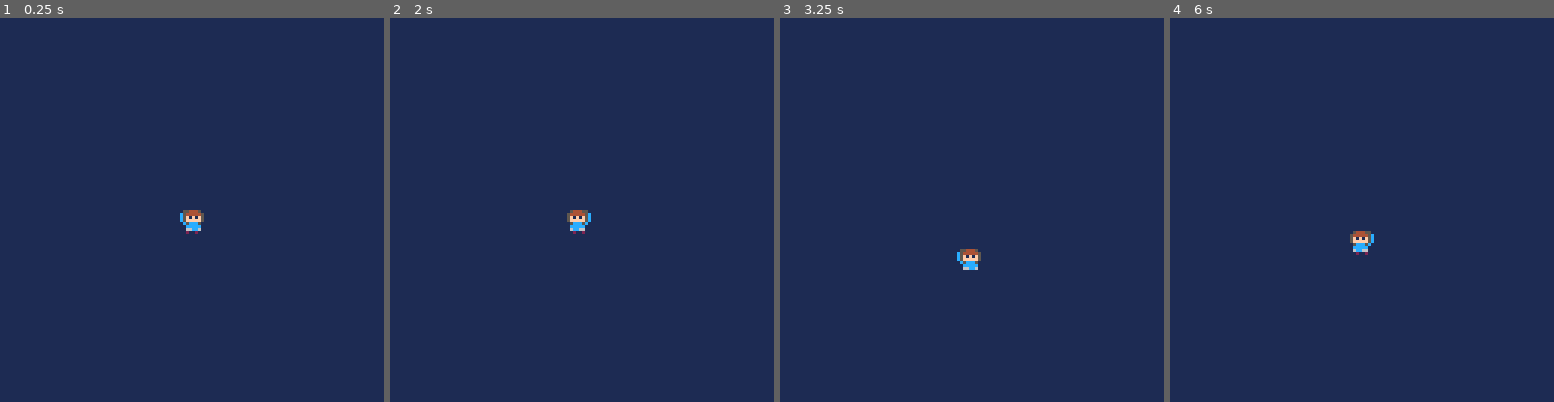
Above: before the commit, frames 1-4 (left to right).
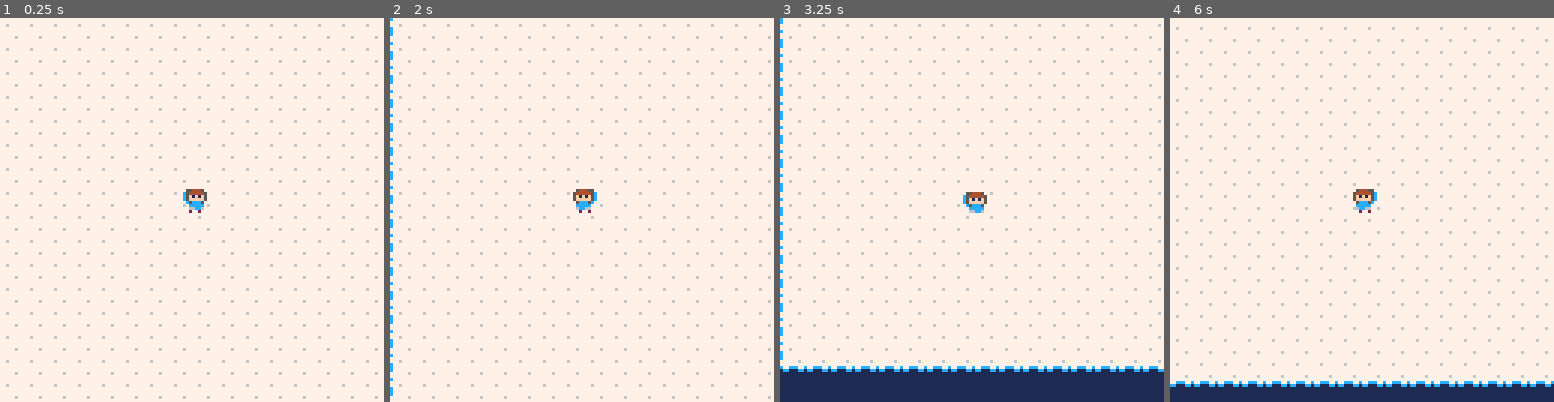
Above: after the commit, the same moments.

Repository: majorcob/ggj19
Game: PICO-8 cartridge ggj19.p8
Two runs of this game, one before a commit and one after it. Both use one fixed random seed, a clock stepped at 60 frames per second and the inputs below.
Inputs:
- Up to frame 1 (0.25 s): no input
- Up to frame 2 (2 s): hold Left from 1.97 s (still down)
- Up to frame 3 (3.25 s): release Left at 2.37 s; hold Down 2.42-2.82 s; hold Right from 2.87 s (still down)
- Up to frame 4 (6 s): release Right at 3.53 s; hold Up 3.58-4.08 s; hold Right 4.13-4.53 s; hold Down 4.58-5.08 s; hold Left 5.13-5.8 s; hold Up from 5.85 s (still down)

The runs differ from the first frame. In frame 1, 100% of the frame differs, in the area x 0-100%, y 0-100%; in frame 2, 100%; in frame 3, 92%; in frame 4, 96%.

Commit message:
Scrolling map

Diff:
--- a/ggj19.p8
+++ b/ggj19.p8
@@ -6,9 +6,11 @@
 local t,f=true,false
 
 local px,py,pc,pr,pwt
+local cx,cy
 
 function _init()
-	px,py=64,64
+	cx,cy=0,0
+	px,py=72,72
 	pc=t
 	pr=t
 	pwt=0
@@ -36,12 +38,21 @@
  	end
  	if (wth and wtv) pwt=0
  end
+ cx,cy=px-64,py-64
 end
 
 function _draw()
 	rectfill(0,0,127,127,1)
+
+	local mtx,mty,mx,my
+	mtx=flr(cx/8)-1
+	mty=flr(cy/8)-1
+	mx=-cx+mtx*8
+	my=-cy+mty*8
+	map(mtx,mty,mx,my,18,18)
+
 	local ps=pwt%20<10 and 1 or 2
-	spr(ps,px-4,py,1,1,pr,f)
+	spr(ps,px-cx-3,py-cy-7,1,1,pr)
 end
 
 
@@ -107,21 +118,104 @@
 
 
 
+…(65 lines of a section not shown)…
+__gff__
+0000000000000000000000000000000000000000000000000000000000000000000000000000000000000000000000000000000000000000000000000000000001010100000000000000000000000000010001000000000000000000000000000101000000000000000000000000000000010000000000000000000000000000
+0100000000000000000000000000000000000000000000000000000000000000000000000000000000000000000000000000000000000000000000000000000000000000000000000000000000000000000000000000000000000000000000000000000000000000000000000000000000000000000000000000000000000000
 __map__
-8282828282828282828282828282828200000000000000000000000000000000000000000000000000000000000000000000000000000000000000000000000000000000000000000000000000000000000000000000000000000000000000000000000000000000000000000000000000000000000000000000000000000000
-8282828282828282828282828282828200000000000000000000000000000000000000000000000000000000000000000000000000000000000000000000000000000000000000000000000000000000000000000000000000000000000000000000000000000000000000000000000000000000000000000000000000000000
-8282828282828282828282828282828200000000000000000000000000000000000000000000000000000000000000000000000000000000000000000000000000000000000000000000000000000000000000000000000000000000000000000000000000000000000000000000000000000000000000000000000000000000
-8282828282828282828282828282828200000000000000000000000000000000000000000000000000000000000000000000000000000000000000000000000000000000000000000000000000000000000000000000000000000000000000000000000000000000000000000000000000000000000000000000000000000000
-8282828282828282828282828282828200000000000000000000000000000000000000000000000000000000000000000000000000000000000000000000000000000000000000000000000000000000000000000000000000000000000000000000000000000000000000000000000000000000000000000000000000000000
-8282828282828282828282828282828281000000000000000000000000000000000000000000000000000000000000000000000000000000000000000000000000000000000000000000000000000000000000000000000000000000000000000000000000000000000000000000000000000000000000000000000000000000
-8282828282828282828282828282828281000000000000000000000000000000000000000000000000000000000000000000000000000000000000000000000000000000000000000000000000000000000000000000000000000000000000000000000000000000000000000000000000000000000000000000000000000000
-8282828282828282828282828282828281000000000000000000000000000000000000000000000000000000000000000000000000000000000000000000000000000000000000000000000000000000000000000000000000000000000000000000000000000000000000000000000000000000000000000000000000000000
-8282828282828282828282828282828200000000000000000000000000000000000000000000000000000000000000000000000000000000000000000000000000000000000000000000000000000000000000000000000000000000000000000000000000000000000000000000000000000000000000000000000000000000
-8282828282828282828282828282828200000000000000000000000000000000000000000000000000000000000000000000000000000000000000000000000000000000000000000000000000000000000000000000000000000000000000000000000000000000000000000000000000000000000000000000000000000000
-8282828282828282828282828282828200000000000000000000000000000000000000000000000000000000000000000000000000000000000000000000000000000000000000000000000000000000000000000000000000000000000000000000000000000000000000000000000000000000000000000000000000000000
-8280808080808080808080808080808000000000000000000000000000000000000000000000000000000000000000000000000000000000000000000000000000000000000000000000000000000000000000000000000000000000000000000000000000000000000000000000000000000000000000000000000000000000
-8280808080808080808080808080808000000000000000000000000000000000000000000000000000000000000000000000000000000000000000000000000000000000000000000000000000000000000000000000000000000000000000000000000000000000000000000000000000000000000000000000000000000000
-8280808080808080808080808080808081000000000000000000000000000000000000000000000000000000000000000000000000000000000000000000000000000000000000000000000000000000000000000000000000000000000000000000000000000000000000000000000000000000000000000000000000000000
-8280808080808080808080808080808081000000000000000000000000000000000000000000000000000000000000000000000000000000000000000000000000000000000000000000000000000000000000000000000000000000000000000000000000000000000000000000000000000000000000000000000000000000
-8280808080808080808080808080808081000000000000000000000000000000000000000000000000000000000000000000000000000000000000000000000000000000000000000000000000000000000000000000000000000000000000000000000000000000000000000000000000000000000000000000000000000000
-8181818181818181818181818181810000000000000000000000000000000000000000000000000000000000000000000000000000000000000000000000000000000000000000000000000000000000000000000000000000000000000000000000000000000000000000000000000000000000000000000000000000000000
+4041414141414141414141414141414141424040404040404040404040404040404040404040404040404040404040404040404040404040404040404040404040404040404040404040404040404040404040404040404040404040404040404040404040404040404040404040404040404040404040404040404040404040
+5051515151515151515151515151515151524040404040404040404040404040404040404040404040404040404040404040404040404040404040404040404040404040404040404040404040404040404040404040404040404040404040404040404040404040404040404040404040404040404040404040404040404040
+5051515151515151515151515151515151524040404040404040404040404040404040404040404040404040404040404040404040404040404040404040404040404040404040404040404040404040404040404040404040404040404040404040404040404040404040404040404040404040404040404040404040404040
+5051515151515151515151515151515151524040404040404040404040404040404040404040404040404040404040404040404040404040404040404040404040404040404040404040404040404040404040404040404040404040404040404040404040404040404040404040404040404040404040404040404040404040
+5051515151515151515151515151515151524040404040404040404040404040404040404040404040404040404040404040404040404040404040404040404040404040404040404040404040404040404040404040404040404040404040404040404040404040404040404040404040404040404040404040404040404040
+5051515151515151515151515151515151524040404040404040404040404040404040404040404040404040404040404040404040404040404040404040404040404040404040404040404040404040404040404040404040404040404040404040404040404040404040404040404040404040404040404040404040404040
+5051515151515151515151515151515151524040404040404040404040404040404040404040404040404040404040404040404040404040404040404040404040404040404040404040404040404040404040404040404040404040404040404040404040404040404040404040404040404040404040404040404040404040
+5051515151515151515151515151515151524040404040404040404040404040404040404040404040404040404040404040404040404040404040404040404040404040404040404040404040404040404040404040404040404040404040404040404040404040404040404040404040404040404040404040404040404040
+5051515151515151515151515151515151524040404040404040404040404040404040404040404040404040404040404040404040404040404040404040404040404040404040404040404040404040404040404040404040404040404040404040404040404040404040404040404040404040404040404040404040404040
+5051515151515151515151515151515151524040404040404040404040404040404040404040404040404040404040404040404040404040404040404040404040404040404040404040404040404040404040404040404040404040404040404040404040404040404040404040404040404040404040404040404040404040
+5051515151515151515151515151515151524040404040404040404040404040404040404040404040404040404040404040404040404040404040404040404040404040404040404040404040404040404040404040404040404040404040404040404040404040404040404040404040404040404040404040404040404040
+5051515151515151515151515151515151524040404040404040404040404040404040404040404040404040404040404040404040404040404040404040404040404040404040404040404040404040404040404040404040404040404040404040404040404040404040404040404040404040404040404040404040404040
+5051515151515151515151515151515151524040404040404040404040404040404040404040404040404040404040404040404040404040404040404040404040404040404040404040404040404040404040404040404040404040404040404040404040404040404040404040404040404040404040404040404040404040
+5051515151515151515151515151515151524040404040404040404040404040404040404040404040404040404040404040404040404040404040404040404040404040404040404040404040404040404040404040404040404040404040404040404040404040404040404040404040404040404040404040404040404040
+5051515151515151515151515151515151524040404040404040404040404040404040404040404040404040404040404040404040404040404040404040404040404040404040404040404040404040404040404040404040404040404040404040404040404040404040404040404040404040404040404040404040404040
+5051515151515151515151515151515151524040404040404040404040404040404040404040404040404040404040404040404040404040404040404040404040404040404040404040404040404040404040404040404040404040404040404040404040404040404040404040404040404040404040404040404040404040
+5051515151515151515151515151515151524040404040404040404040404040404040404040404040404040404040404040404040404040404040404040404040404040404040404040404040404040404040404040404040404040404040404040404040404040404040404040404040404040404040404040404040404040
+6061616161616161616161616161616161404040404040404040404040404040404040404040404040404040404040404040404040404040404040404040404040404040404040404040404040404040404040404040404040404040404040404040404040404040404040404040404040404040404040404040404040404040
+4040404040404040404040404040404040404040404040404040404040404040404040404040404040404040404040404040404040404040404040404040404040404040404040404040404040404040404040404040404040404040404040404040404040404040404040404040404040404040404040404040404040404040
+4040404040404040404040404040404040404040404040404040404040404040404040404040404040404040404040404040404040404040404040404040404040404040404040404040404040404040404040404040404040404040404040404040404040404040404040404040404040404040404040404040404040404040
+4040404040404040404040404040404040404040404040404040404040404040404040404040404040404040404040404040404040404040404040404040404040404040404040404040404040404040404040404040404040404040404040404040404040404040404040404040404040404040404040404040404040404040
+4040404040404040404040404040404040404040404040404040404040404040404040404040404040404040404040404040404040404040404040404040404040404040404040404040404040404040404040404040404040404040404040404040404040404040404040404040404040404040404040404040404040404040
+4040404040404040404040404040404040404040404040404040404040404040404040404040404040404040404040404040404040404040404040404040404040404040404040404040404040404040404040404040404040404040404040404040404040404040404040404040404040404040404040404040404040404040
+4040404040404040404040404040404040404040404040404040404040404040404040404040404040404040404040404040404040404040404040404040404040404040404040404040404040404040404040404040404040404040404040404040404040404040404040404040404040404040404040404040404040404040
+4040404040404040404040404040404040404040404040404040404040404040404040404040404040404040404040404040404040404040404040404040404040404040404040404040404040404040404040404040404040404040404040404040404040404040404040404040404040404040404040404040404040404040
+4040404040404040404040404040404040404040404040404040404040404040404040404040404040404040404040404040404040404040404040404040404040404040404040404040404040404040404040404040404040404040404040404040404040404040404040404040404040404040404040404040404040404040
+4040404040404040404040404040404040404040404040404040404040404040404040404040404040404040404040404040404040404040404040404040404040404040404040404040404040404040404040404040404040404040404040404040404040404040404040404040404040404040404040404040404040404040
+4040404040404040404040404040404040404040404040404040404040404040404040404040404040404040404040404040404040404040404040404040404040404040404040404040404040404040404040404040404040404040404040404040404040404040404040404040404040404040404040404040404040404040
+4040404040404040404040404040404040404040404040404040404040404040404040404040404040404040404040404040404040404040404040404040404040404040404040404040404040404040404040404040404040404040404040404040404040404040404040404040404040404040404040404040404040404040
+4040404040404040404040404040404040404040404040404040404040404040404040404040404040404040404040404040404040404040404040404040404040404040404040404040404040404040404040404040404040404040404040404040404040404040404040404040404040404040404040404040404040404040
+4040404040404040404040404040404040404040404040404040404040404040404040404040404040404040404040404040404040404040404040404040404040404040404040404040404040404040404040404040404040404040404040404040404040404040404040404040404040404040404040404040404040404040
+4040404040404040404040404040404040404040404040404040404040404040404040404040404040404040404040404040404040404040404040404040404040404040404040404040404040404040404040404040404040404040404040404040404040404040404040404040404040404040404040404040404040404040
Not shown, changed: 85 lines of the sprite sheet (__gfx__) section of ggj19.p8
